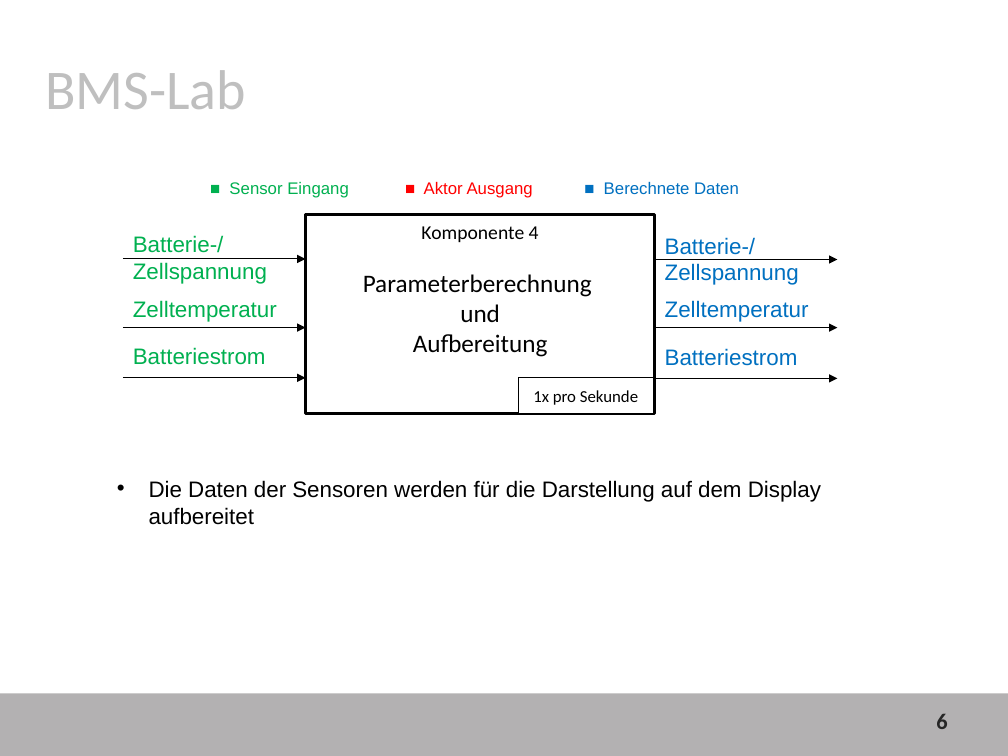
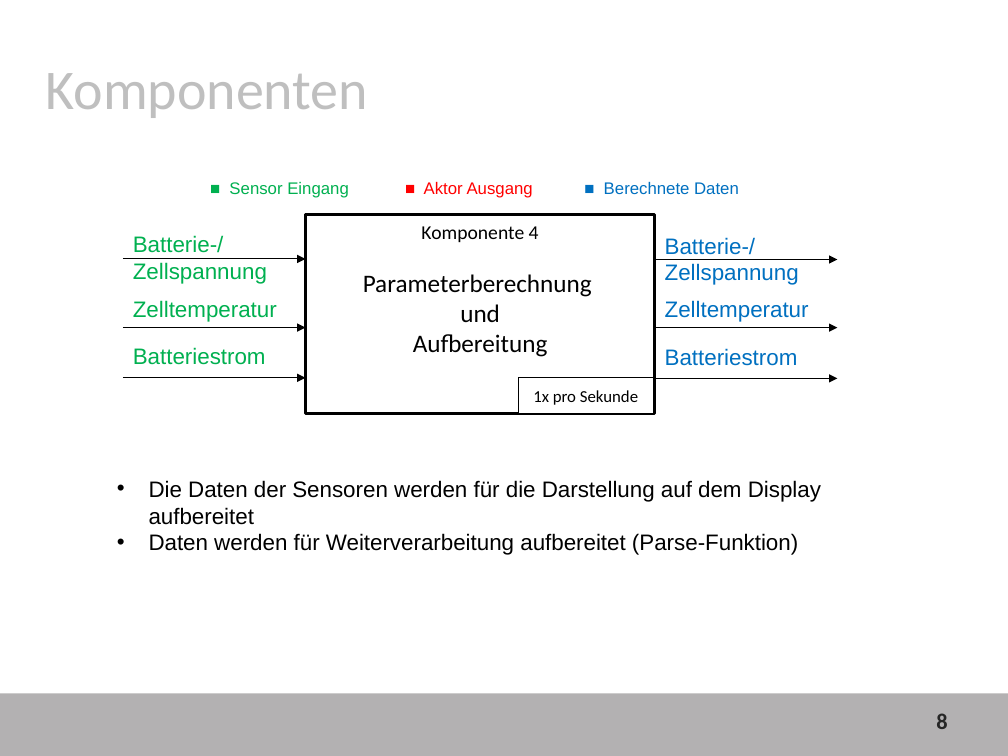
Before and after one commit to davju/bms_lab, a slide deck: slide 8 of BMS_Lab.pptx (slide 6 before the commit). Drawn at 1008x756 pixels with LibreOffice and Linux fonts; fonts in the diff are those of the drawing; background and template pictures are left out. Boxes give left, top, right and bottom in pixels: in the first picture for what was removed or moved away, otherwise in the second. Text is boxed around its words. In the diff, an @@ line names an element or a change of style, - is before the commit and + after.

```diff
--- a/BMS_Lab.pptx
+++ b/BMS_Lab.pptx
@@ text at [46,73,369,118]: text changed @@
-BMS-Lab
+Komponenten
@@ text at [149,533,798,555]: paragraph added @@
+• Daten werden für Weiterverarbeitung aufbereitet (Parse-Funktion)
@@ page number at [936,713,947,729]: text changed @@
-6
+8
```
Also in this commit, not shown: 8 other slides changed, 3 slides added, 7 slides removed.
